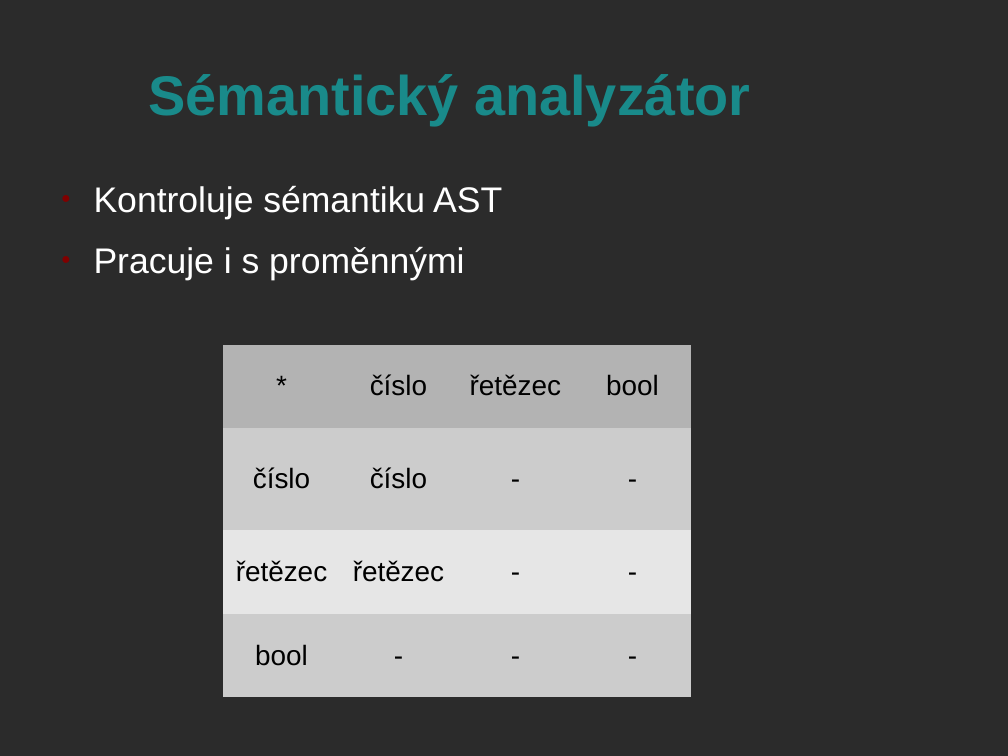
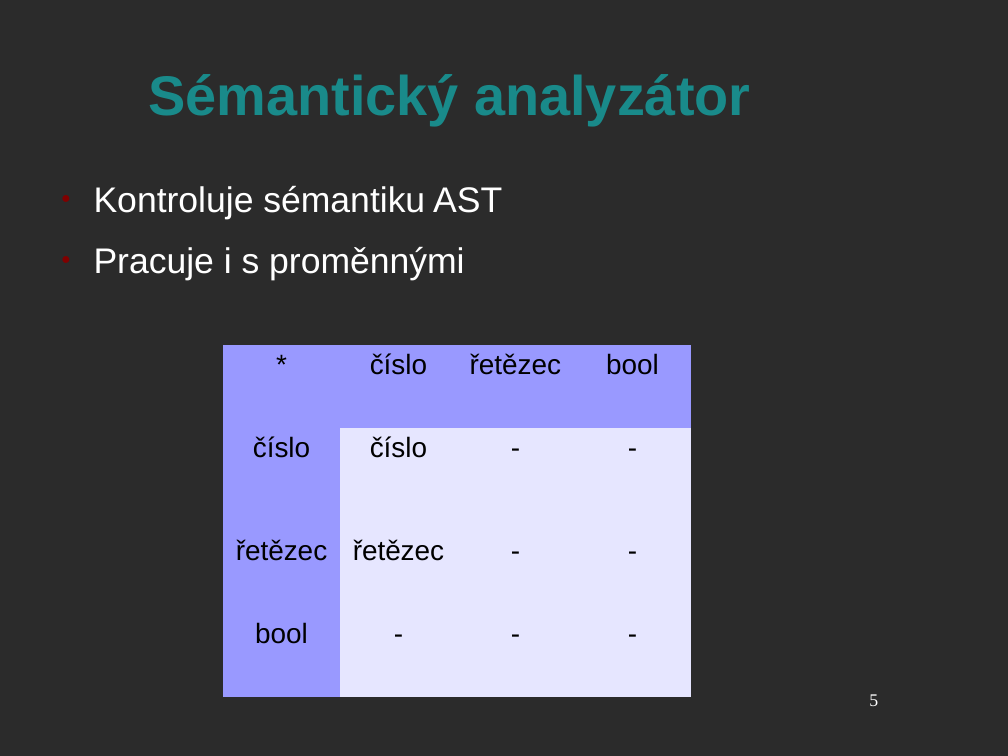
Before and after one commit to honza889/IFJ12, a slide deck: slide 5 of obhajoba/prezentace.odp. Drawn at 1008x756 pixels with LibreOffice and Linux fonts; fonts in the diff are those of the drawing; background and template pictures are left out; a plain dark background stands for a picture behind light text. Boxes give left, top, right and bottom in pixels: in the first picture for what was removed or moved away, otherwise in the second. Text is boxed around its words. In the diff, an @@ line names an element or a change of style, - is before the commit and + after.

```diff
--- a/obhajoba/prezentace.odp
+++ b/obhajoba/prezentace.odp
@@ table at (x1=223, y1=345, x2=692, y2=698) @@
@@ fill #B3B3B3 to #9999FF in row 1 @@
@@ fill #CCCCCC to #9999FF in 2 cells @@
@@ fill #CCCCCC to #E6E6FF in 6 cells @@
@@ fill #E6E6E6 to #9999FF in row 3, column 1 @@
@@ fill #E6E6E6 to #E6E6FF in 3 cells @@
@@ page number added at (x1=869, y1=694, x2=878, y2=706), 14 pt, text #FFFFFF @@
+5
```
Also in this commit, not shown: 10 other slides changed.
